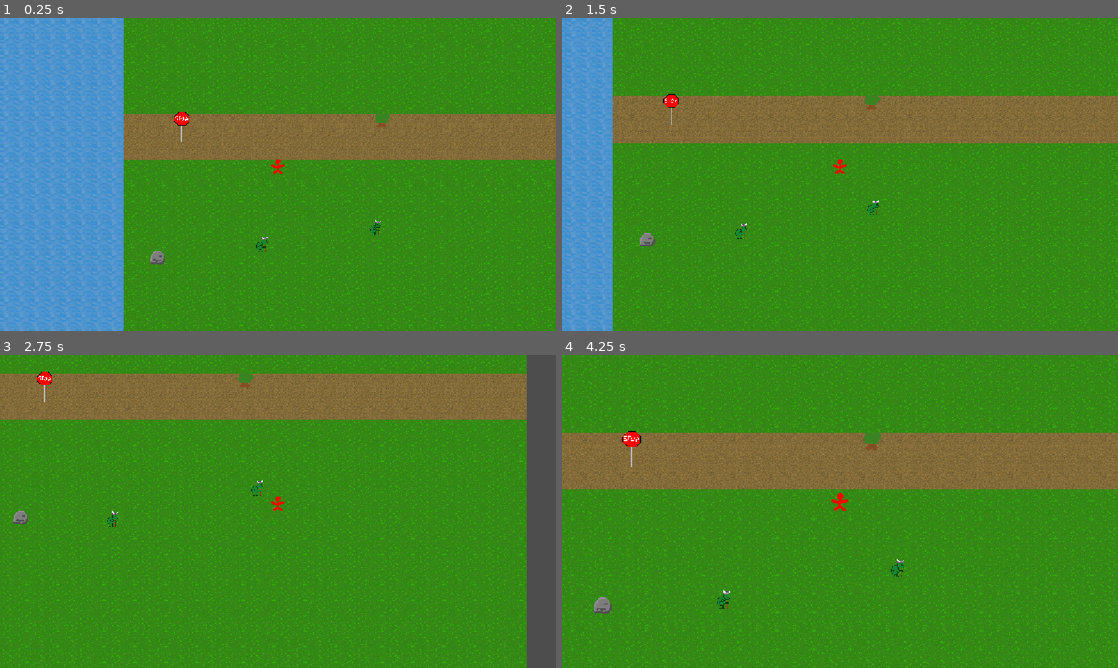
Above: before the commit, frames 1-4 (two rows, left to right).
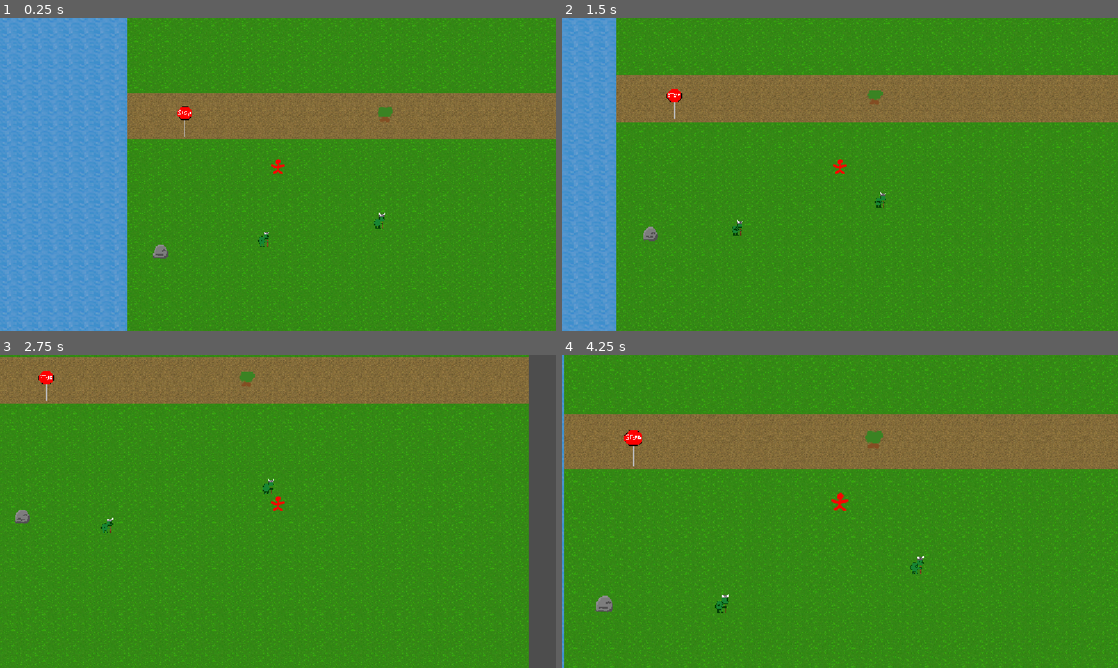
Above: after the commit, the same moments.

Repository: Drewpicus/2dPractice
Game: Godot game, scene res://Scenes/main.tscn
The game is run twice, just before and just after one commit, with the same random seed, the same clock (stepped at 60 frames per second) and the same inputs.
Inputs (mouse positions are in pixels of both pictures, inside the frame that each line leads up to):
- Up to frame 1 (0.25 s): no input
- Up to frame 2 (1.5 s): move the mouse to (962, 158) at 0.52 s; hold D (move_right) 0.53-1.28 s; hold E (test) 0.53-1.28 s; move the mouse to (728, 190) at 1.27 s; hold S (move_down) from 1.28 s (still down); click (728, 190) at 1.35 s
- Up to frame 3 (2.75 s): tap E (test) at 1.55 s; move the mouse to (333, 442) at 2.02 s; release S (move_down) at 2.03 s; hold D (move_right) from 2.03 s (still down); hold E (test) from 2.03 s (still down); tap T (quick_inspect) at 2.1 s
- Up to frame 4 (4.25 s): move the mouse to (812, 574) at 2.77 s; release D (move_right) at 2.78 s; release E (test) at 2.78 s; hold W (move_up) 2.78-3.53 s; tap E (test) at 2.85 s; move the mouse to (1006, 558) at 3.52 s; hold A (move_left) from 3.53 s (still down); hold E (test) from 3.53 s (still down); tap Mouse wheel up (zoom_in) at 3.6 s

The runs differ from the first frame. In frame 1, 22% of the frame differs, in the area x 0-100%, y 0-100%; in frame 2, 24%; in frame 3, 21%; in frame 4, 23%.

Commit message:
messing arouhd

Diff:
--- a/Data/Entities/goblin.json
+++ b/Data/Entities/goblin.json
@@ -3,10 +3,11 @@
 	"entity_name": "Goblin",
 	"sprite": "res://goblin.png",
 	"solid": true,
+	"draw_layer": 0,
 
 	"collision": {
 		"type": "circle",
-		"radius": 16.0
+		"radius": 8.0
 	},
 
 	"components": [
@@ -40,7 +41,7 @@
 		{
 			"component_id": "base:movement",
 			"parameters":{
-				"speed": 20
+				"base_speed": 30
 			}
 		},
 		{
--- a/Data/Entities/goblin_corpse.json
+++ b/Data/Entities/goblin_corpse.json
@@ -3,11 +3,7 @@
 	"entity_name": "Goblin Corpse",
 	"sprite": "res://dead_goblin.png",
 	"solid": false,
-
-	"collision": {
-		"type": "circle",
-		"radius": 16.0
-	},
+	"draw_layer": -1,
 
 	"components": [
 		{
--- a/Data/Entities/player.json
+++ b/Data/Entities/player.json
@@ -3,10 +3,11 @@
 	"entity_name": "Player",
 	"sprite": "res://real man.png",
 	"solid": true,
+	"draw_layer": 0,
 
 	"collision": {
 		"type": "circle",
-		"radius": 16.0
+		"radius": 8.0
 	},
 
 	"components": [
@@ -46,7 +47,7 @@
 		{
 			"component_id": "base:movement",
 			"parameters":{
-				"speed": 200
+				"base_speed": 200
 			}
 		},
 		{
--- a/Data/Entities/rock.json
+++ b/Data/Entities/rock.json
@@ -3,6 +3,7 @@
 	"entity_name": "Rock",
 	"sprite": "res://rock.png",
 	"solid": true,
+	"draw_layer": 0,
 
 	"collision": {
 		"type": "circle",
--- a/Data/Entities/stopsign.json
+++ b/Data/Entities/stopsign.json
@@ -3,6 +3,7 @@
 	"entity_name": "Stop Sign",
 	"sprite": "res://stopsign.png",
 	"solid": true,
+	"draw_layer": 0,
 
 	"collision": {
 		"type": "capsule",
@@ -41,7 +42,7 @@
 		{
 			"component_id": "base:movement",
 			"parameters": {
-				"speed": 200
+				"base_speed": 200
 			}
 		}
 	]
--- a/Data/Entities/tree.json
+++ b/Data/Entities/tree.json
@@ -3,6 +3,7 @@
 	"entity_name": "Tree",
 	"sprite": "res://tree.png",
 	"solid": true,
+	"draw_layer": 0,
 
 	"collision": {
 		"type": "circle",
--- a/Scenes/main.tscn
+++ b/Scenes/main.tscn
@@ -40,6 +40,8 @@
 script = ExtResource("2_u50mg")
 
 [node name="Terrain" type="TileMapLayer" parent="GameWorld" unique_id=642555637]
+z_index = -5
+z_as_relative = false
 tile_set = SubResource("TileSet_kry3j")
 script = ExtResource("3_kry3j")
 
--- a/Scripts/Definitions/definition_loader.gd
+++ b/Scripts/Definitions/definition_loader.gd
@@ -60,6 +60,7 @@
 
 	definition.entity_name = String(data.get("entity_name", ""))
 	definition.solid = bool(data.get("solid", true))
+	definition.draw_layer = int(data.get("draw_layer", 0))
 
 	var sprite_path := String(data.get("sprite", ""))
 
--- a/Scripts/Entity/entity_definition.gd
+++ b/Scripts/Entity/entity_definition.gd
@@ -6,5 +6,6 @@
 @export var sprite: Texture2D
 @export var collision_shape: Shape2D
 @export var solid: bool = true
+@export var draw_layer: int = 0
 
 @export var components: Array[EntityComponentDefinition]
--- a/Scripts/Entity/entity_factory.gd
+++ b/Scripts/Entity/entity_factory.gd
@@ -18,19 +18,16 @@
 	var sprite := entity.get_node("Sprite2D") as Sprite2D
 	sprite.texture = definition.sprite
 
-	var y_offset := 0.0
-
 	if definition.sprite:
-		y_offset = -definition.sprite.get_height() / 2
-		sprite.position.y = y_offset
-
-	var collision := entity.get_node("CollisionShape2D") as CollisionShape2D
+		sprite.position.y = -definition.sprite.get_height() / 2
 
 	if definition.collision_shape:
-		collision.shape = definition.collision_shape.duplicate()
-		collision.position.y = y_offset
+		entity.get_node("CollisionShape2D").shape = definition.collision_shape.duplicate()
 
 	entity.solid = definition.solid
+
+	entity.z_index = definition.draw_layer
+	print(entity.z_index)
 
 	for component in definition.components:
 		entity.add_component(component.component_id,component.parameters)
--- a/Scripts/EntityComponents/ai_controller_component.gd
+++ b/Scripts/EntityComponents/ai_controller_component.gd
@@ -2,25 +2,34 @@
 class_name AIControllerComponent
 
 var movement_component : MovementComponent
+var pc_component : PlayerControllerComponent
+
 var direction_timer : float = 1.0
 var dir : Vector2 = Vector2.ZERO
+var enabled := true
 
 func on_added() -> void:
 	dir = new_direction()
 	watch_sibling(&"base:movement", _set_movement_component)
+	watch_sibling(&"base:player_controller", _set_pc_component)
 
 func _set_movement_component(component: MovementComponent) -> void:
 	movement_component = component
 
+func _set_pc_component(component: PlayerControllerComponent) -> void:
+	pc_component = component
+	enabled = pc_component == null
+
 func _process(delta: float) -> void:
-	if not movement_component:
-		return
-	direction_timer -= delta
-	if direction_timer <= 0:
-		dir = new_direction()
-		direction_timer += 1
+	if enabled:
+		if not movement_component:
+			return
+		direction_timer -= delta
+		if direction_timer <= 0:
+			dir = new_direction()
+			direction_timer += 1
 
-	movement_component.input_direction = dir
+		movement_component.input_direction = dir
 
 func new_direction() -> Vector2:
 	var new_dir : Vector2
--- a/Scripts/EntityComponents/interactable_component.gd
+++ b/Scripts/EntityComponents/interactable_component.gd
@@ -4,7 +4,16 @@
 @onready var collision_shape: CollisionShape2D = $Area2D/CollisionShape2D
 
 func _ready() -> void:
-	root_entity.apply_entity_collision_to(collision_shape)
+	var sprite := root_entity.get_node_or_null("Sprite2D") as Sprite2D
+
+	if not sprite or not sprite.texture:
+		return
+
+	var shape := RectangleShape2D.new()
+	shape.size = sprite.texture.get_size()
+
+	collision_shape.shape = shape
+	collision_shape.position = sprite.position
 
 ##Returns an array of created Interaction objects based on the
 ##suggested Interactions from the [param _interactor] Entity's components
--- a/Scripts/EntityComponents/movement_component.gd
+++ b/Scripts/EntityComponents/movement_component.gd
@@ -1,10 +1,12 @@
 extends EntityComponent
 class_name MovementComponent
 
-@export var speed : float = 200
+var ai_component : AIControllerComponent
+
+@export var base_speed : float = 200
 
 var input_direction : Vector2 = Vector2.ZERO
 
 func _physics_process(_delta: float) -> void:
-	root_entity.velocity = input_direction.normalized() * speed
+	root_entity.velocity = input_direction.normalized() * base_speed
 	root_entity.move_and_slide()
--- a/Scripts/EntityComponents/player_controller_component.gd
+++ b/Scripts/EntityComponents/player_controller_component.gd
@@ -68,7 +68,7 @@
 ##[param exclude_self] can be toggled off if you want to also include the root entity.
 ##[param is_interactable] can be toggled off to include non-interactable entities.
 ##[param include_areas] and [param include_bodies] set the PhysicsPointQueryParameters.
-func _get_entity_under_mouse(exclude_self: bool = true, is_interactable: bool = true, include_areas: bool = true, include_bodies: bool = true) -> Entity:
+func _get_entity_under_mouse(exclude_self: bool = true, is_interactable: bool = true, include_areas: bool = true, include_bodies: bool = false) -> Entity:
 	if not root_entity:
 		return null
 	var mouse_position := root_entity.get_global_mouse_position()
--- a/Scripts/Interactions/be_interaction.gd
+++ b/Scripts/Interactions/be_interaction.gd
@@ -18,4 +18,3 @@
 func perform(_interactor: Entity, _target: Entity) -> void:
 	_interactor.remove_component("base:player_controller")
 	_target.add_component("base:player_controller")
-	_target.remove_component("base:ai_controller")
--- a/world_generator.gd
+++ b/world_generator.gd
@@ -16,7 +16,7 @@
 					cell,
 					&"base:water"
 				)
-			elif y > -6 and y < -2:
+			elif y > -7 and y < -3:
 				data.set_terrain(
 					cell,
 					&"base:dirt"
